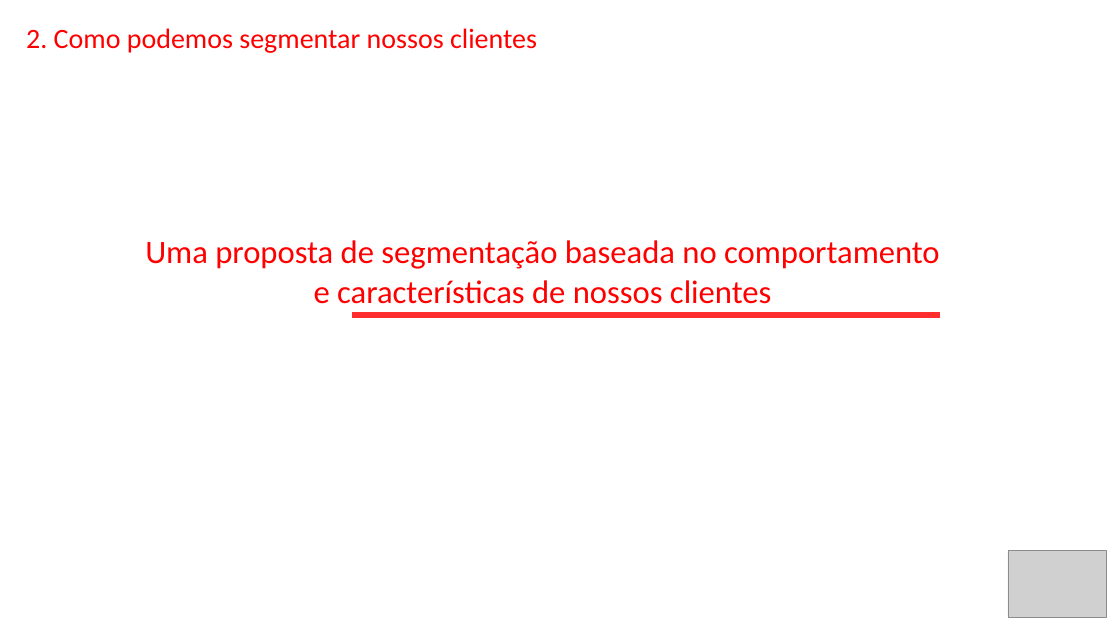
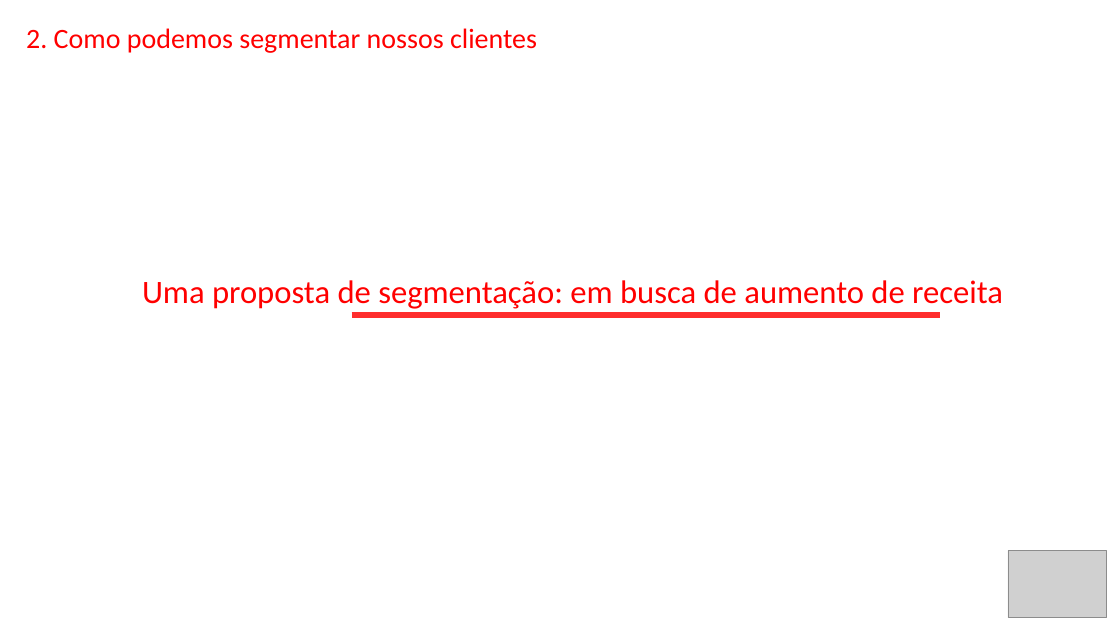
Before and after one commit to Danielgmelo/ifood, a slide deck: slide 18 of my_project/iFood CRM Data Analyst Case.pptx. Drawn at 1120x630 pixels with LibreOffice and Linux fonts; fonts in the diff are those of the drawing; grey boxes stand for pictures. Boxes give left, top, right and bottom in pixels: in the first picture for what was removed or moved away, otherwise in the second. Text is boxed around its words. In the diff, an @@ line names an element or a change of style, - is before the commit and + after.

```diff
--- a/my_project/iFood CRM Data Analyst Case.pptx
+++ b/my_project/iFood CRM Data Analyst Case.pptx
@@ text at (x1=142, y1=280, x2=1003, y2=309): text changed @@
-Uma proposta de segmentação baseada no comportamento e características de nossos clientes
+Uma proposta de segmentação: em busca de aumento de receita
```
Also in this commit, not shown: 2 other slides changed, 10 slides added, 1 slide removed, 8 other files.
